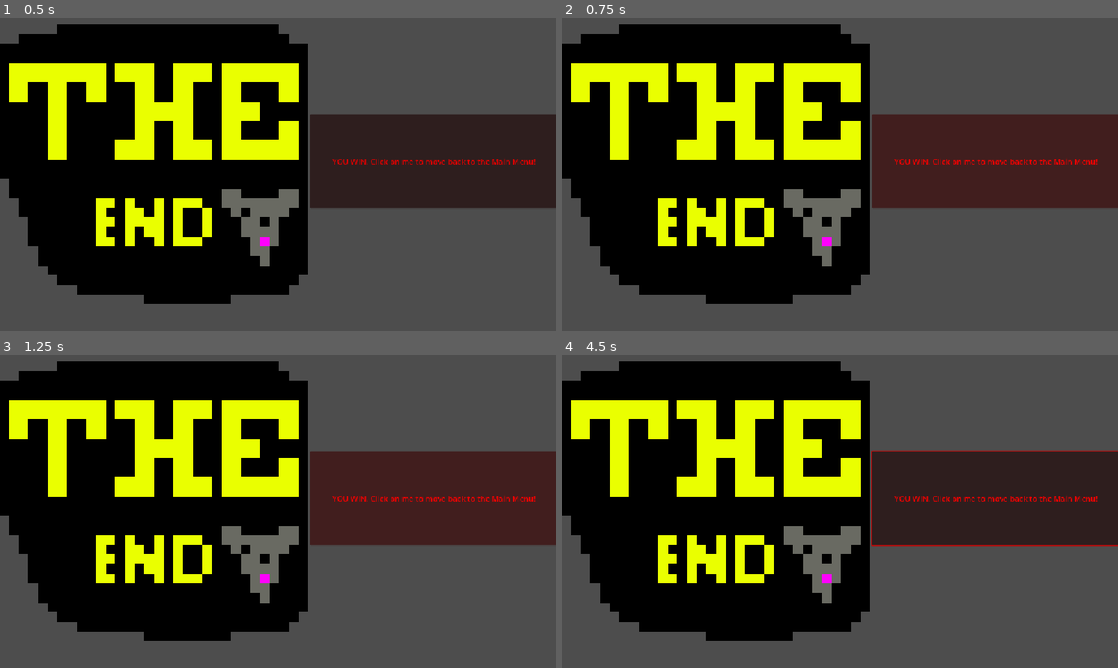
Above: before the commit, frames 1-4 (two rows, left to right).
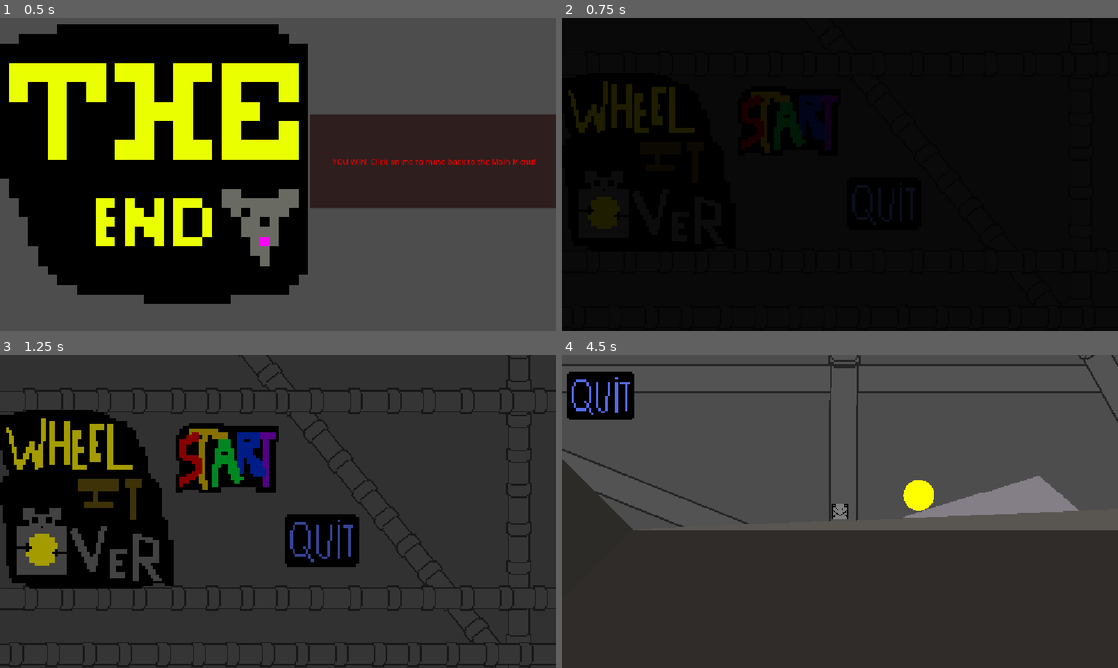
Above: after the commit, the same moments.

Repository: AlanW-bths/NYC-Haven-Jam
Game: Godot game, scene res://Scenes/WinScreen.tscn
Same seed, same stepped clock (60 frames per second), same inputs: the game is played once before the commit and once after it. This scene is started directly instead of the project's main scene.
Inputs (mouse positions are in pixels of both pictures, inside the frame that each line leads up to):
- Up to frame 1 (0.5 s): no input
- Up to frame 2 (0.75 s): click "YOU WIN, Click on me to move …" at 0.5 s
- Up to frame 3 (1.25 s): no input
- Up to frame 4 (4.5 s): click (789, 464) at 1.27 s; click (789, 464) at 2.02 s; hold Shift (sprint) 2.78-3.53 s; hold Right (right) 2.78-4.28 s; tap Shift (sprint) at 3.6 s; hold Left (left) from 4.28 s (still down); hold Shift (sprint) from 4.28 s (still down)

Frame 1 is identical in both runs. In frame 2, 69% of the frame differs, in the area x 0-100%, y 0-100%; in frame 3, 63%; in frame 4, 82%.

Commit message:
fixed scripts to use new scene locations

Diff:
--- a/do-your-best!/Scenes/Main_Menu.tscn
+++ b/do-your-best!/Scenes/Main_Menu.tscn
@@ -870,6 +870,14 @@
 visible = false
 layout_mode = 0
 anchors_preset = 0
+anchor_right = 0.0
+anchor_bottom = 0.0
+offset_left = 0.0
+offset_top = 0.0
+offset_right = 7300.0
+offset_bottom = 4067.0
+grow_horizontal = 1
+grow_vertical = 1
 
 [node name="enter" type="Timer" parent="Load_In" unique_id=1705689972]
 
--- a/do-your-best!/Scripts/MainMenu.gd
+++ b/do-your-best!/Scripts/MainMenu.gd
@@ -18,7 +18,7 @@
 
 func _on_fade_timer_timeout() -> void:
 	if button_type == "start":
-		get_tree().change_scene_to_file("res://Sisyphus.tscn")
+		get_tree().change_scene_to_file("res://Scenes/Sisyphus.tscn")
 		button_type = null
 		$Exit.hide()
 
--- a/do-your-best!/Scripts/PlayerMovement.gd
+++ b/do-your-best!/Scripts/PlayerMovement.gd
@@ -14,7 +14,7 @@
 	original_position = position
 func _trigger_win():
 	print("You win!")
-	get_tree().change_scene_to_file("res://WinScreen.tscn")
+	get_tree().change_scene_to_file("res://Scenes/WinScreen.tscn")
 
 func _physics_process(delta: float) -> void:
 	# Apply gravity
--- a/do-your-best!/Scripts/transition.gd
+++ b/do-your-best!/Scripts/transition.gd
@@ -15,7 +15,7 @@
 
 func _on_leave_timeout() -> void:
 	if button_type == "exit":
-		get_tree().change_scene_to_file("res://Main_Menu.tscn")
+		get_tree().change_scene_to_file("res://Scenes/Main_Menu.tscn")
 		button_type = null
 
 func _on_enter_timeout() -> void:
--- a/do-your-best!/Scripts/win.gd
+++ b/do-your-best!/Scripts/win.gd
@@ -1,4 +1,4 @@
 extends Node
 
 func _on_button_pressed() -> void:
-	get_tree().change_scene_to_file("res://Main_Menu.tscn")
+	get_tree().change_scene_to_file("res://Scenes/Main_Menu.tscn")
